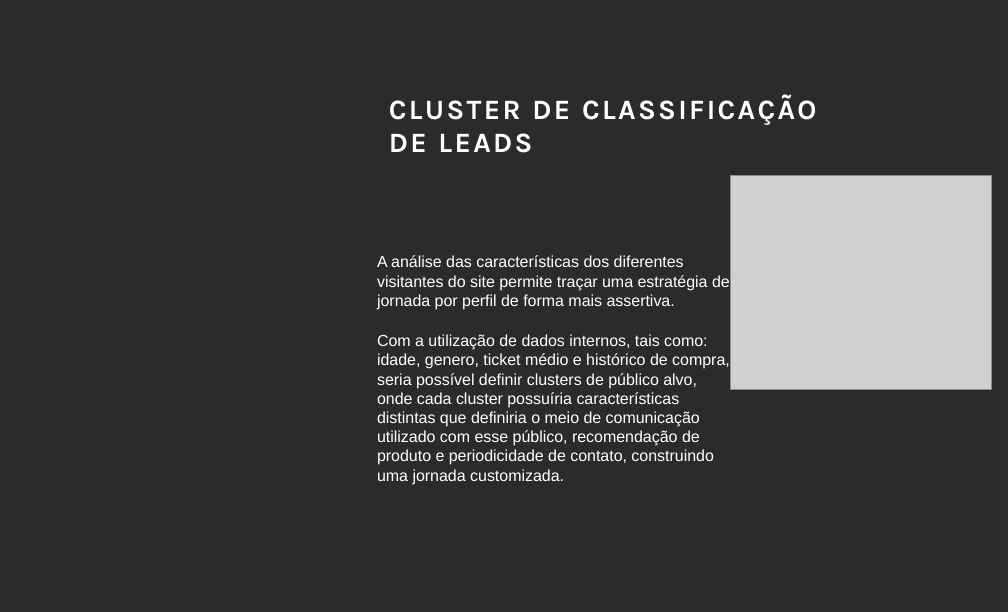
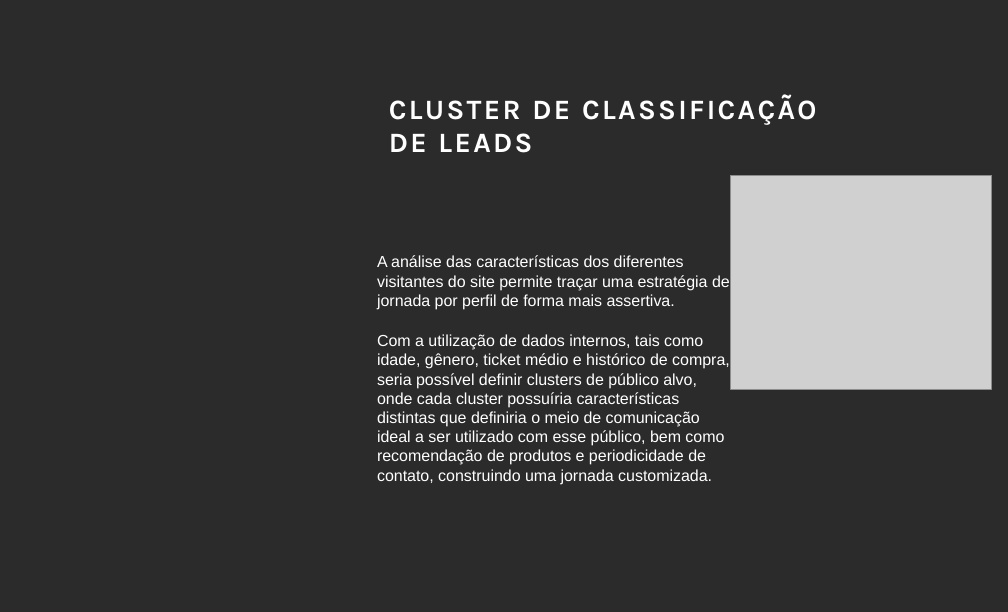
Before and after one commit to AndreBertollo/Desafio-Mercado-Livre, a slide deck: slide 19 of Apresentação/Estudo de Mercado - Aderência Meli Mercado Argentino.pptx. Drawn at 1008x612 pixels with LibreOffice and Linux fonts; fonts in the diff are those of the drawing; grey boxes stand for pictures; background and template pictures are left out; a plain dark background stands for a picture behind light text. Boxes give left, top, right and bottom in pixels: in the first picture for what was removed or moved away, otherwise in the second. Text is boxed around its words. In the diff, an @@ line names an element or a change of style, - is before the commit and + after.

```diff
--- a/Apresentação/Estudo de Mercado - Aderência Meli Mercado Argentino.pptx
+++ b/Apresentação/Estudo de Mercado - Aderência Meli Mercado Argentino.pptx
@@ text at bbox=[377, 334, 730, 485]: text changed @@
-Com a utilização de dados internos, tais como: idade, genero, ticket médio e histórico de compra, seria possível definir clusters de público alvo, onde cada cluster possuíria características distintas que definiria o meio de comunicação utilizado com esse público, recomendação de produto e periodicidade de contato, construindo uma jornada customizada.
+Com a utilização de dados internos, tais como idade, gênero, ticket médio e histórico de compra, seria possível definir clusters de público alvo, onde cada cluster possuíria características distintas que definiria o meio de comunicação ideal a ser utilizado com esse público, bem como recomendação de produtos e periodicidade de contato, construindo uma jornada customizada.
```
Also in this commit, not shown: 18 other slides changed, 1 other file.
